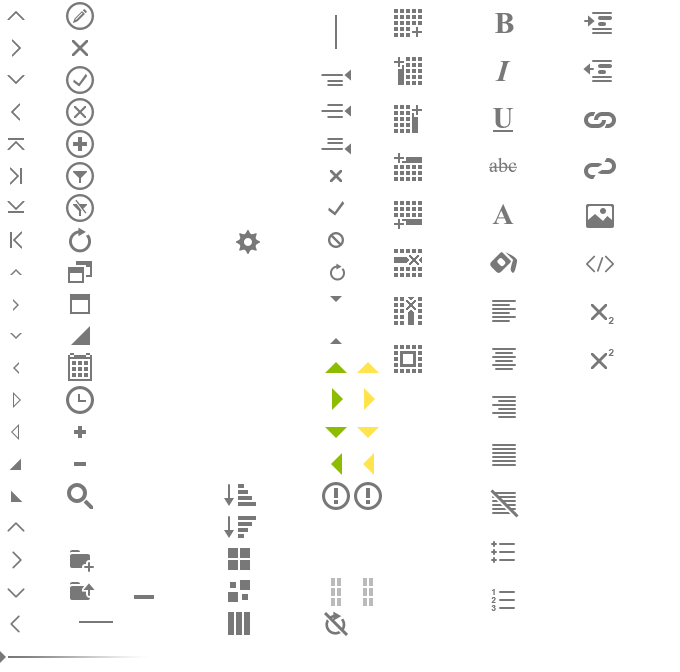
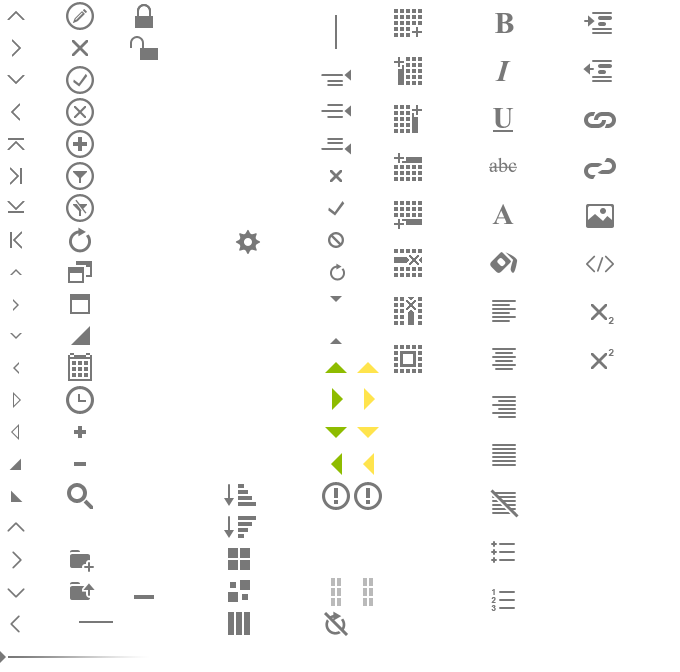
Layered file, before and after one edit (680×672). Changes by layer:
added group "Lock" with 5 layers above "table hoverr" over [130, 4, 158, 60]
added layer "unlcok" in group "Lock" over [130, 36, 158, 60]
added layer "lock" in group "Lock" over [135, 4, 153, 28]
added layer "source" in group "Lock" over [135, 4, 153, 28]
